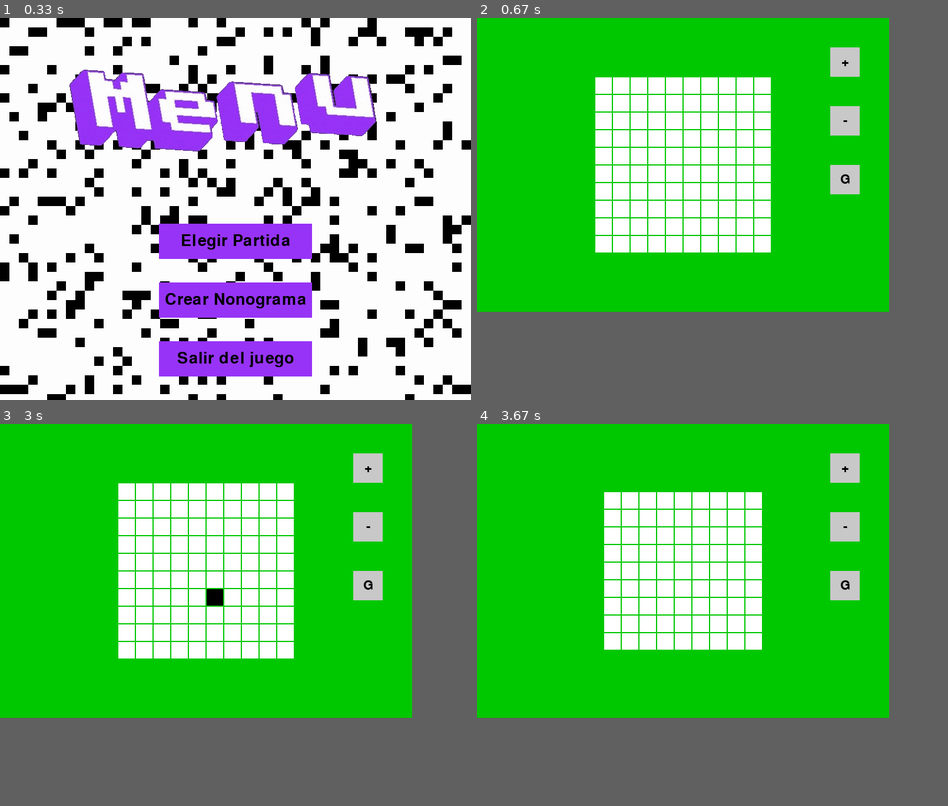
Above: before the commit, frames 1-4 (two rows, left to right).
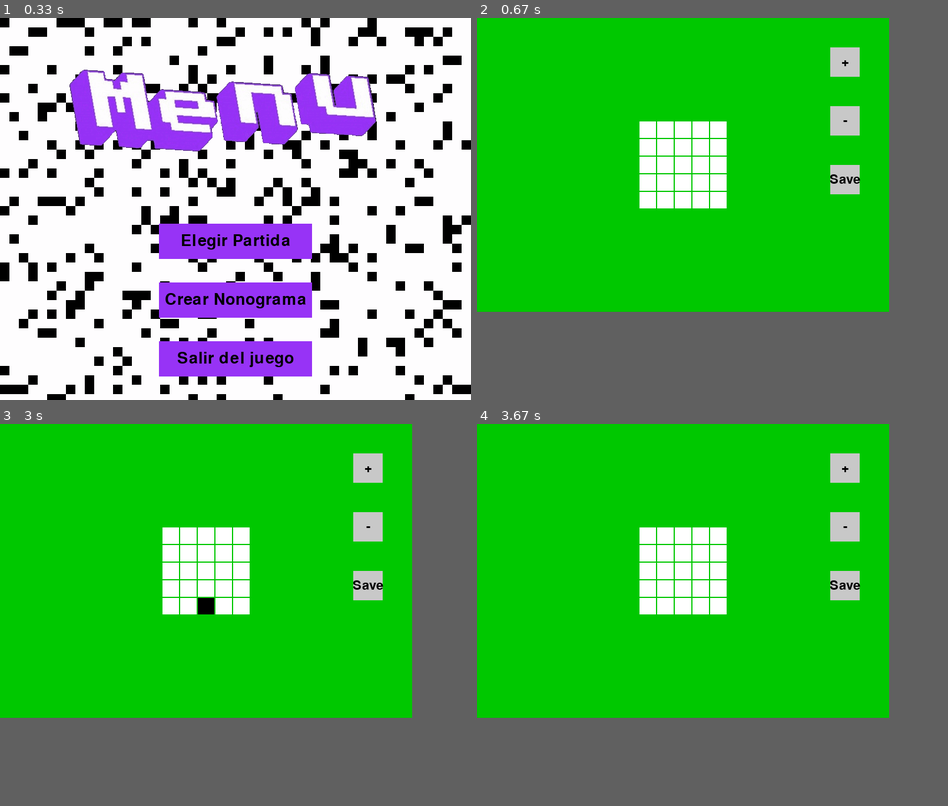
Above: after the commit, the same moments.

Repository: Diego-ipt/Pygame_nonograma
Game: pygame game, started from inicio.py
Same seed, same stepped clock (60 frames per second), same inputs: the game is played once before the commit and once after it.
Inputs (mouse positions are in pixels of both pictures, inside the frame that each line leads up to):
- Up to frame 1 (0.33 s): no input
- Up to frame 2 (0.67 s): click "Crear Nonograma" at 0.43 s
- Up to frame 3 (3 s): click (367, 584) at 0.72 s, where only the run after the commit has a clickable "Save"; click (367, 584) at 2.22 s, where only the run after the commit has a clickable "Save"; click (211, 603) at 2.72 s
- Up to frame 4 (3.67 s): click "+" at 3.05 s; click "-" at 3.38 s

Frame 1 is identical in both runs. In frame 2, 12% of the frame differs, in the area x 25-82%, y 15-62%; in frame 3, 13%; in frame 4, 8.5%.

Commit message:
Cambio de argumentos en funciones saveDesign y Boton para testear facilmente, no afecta funcionamiento normal

Diff:
--- a/creador/creador.py
+++ b/creador/creador.py
@@ -65,11 +65,11 @@
 
 #Botones utilizados para reducir y aumentar el tamano del tablero
 class SizeSaveButton:
-    def  __init__(self, x, y, width, height, text, action):
+    def  __init__(self, x, y, width, height, text, action, test_flag = None):
         self.rect = pygame.Rect(x, y, width, height)
         self.text = text
         self.action = action
-        if (text != "Test"): #No se puede usar pygame en el test
+        if (not test_flag): #No se puede usar pygame en el test
             self.font = pygame.font.Font(None, 32)
 
 
@@ -83,7 +83,7 @@
         return self.rect.collidepoint(pos)
 
 class CreatorWindow:
-    def __init__(self, grid_size=SettingsManager.MAX_GRID_SIZE.value, cell_size=SettingsManager.CELL_SIZE.value):
+    def __init__(self, grid_size=SettingsManager.MIN_GRID_SIZE.value, cell_size=SettingsManager.CELL_SIZE.value):
         pygame.init()
         self.grid_size = grid_size
         self.cell_size = cell_size
@@ -95,7 +95,7 @@
         self.running = True
         self.size_buttons = [SizeSaveButton(self.windows_width - 100, 50, 50, 50, '+', self.increaseGrid),
                              SizeSaveButton(self.windows_width - 100, 150, 50, 50, '-', self.decreaseGrid),
-                             SizeSaveButton(self.windows_width - 100, 250, 50, 50, 'G', self.saveDesign)
+                             SizeSaveButton(self.windows_width - 100, 250, 50, 50, 'Save', self.saveDesign)
                              ]
 
     def increaseGrid(self):
@@ -111,7 +111,7 @@
             self.creator_board.resize(self.grid_size)
             self.creator_board.centerBoard(self.windows_width, self.windows_height)
 
-    def saveDesign(self):
+    def saveDesign(self, test_name = None):
         print("Guardando diseño")
         # Obtiene el diseño actual del tablero
         design = self.creator_board.getBoardClicked()
@@ -125,17 +125,23 @@
             print(f"Creando el directorio: {base_dir}")
             os.makedirs(base_dir)
 
+        #para debugear
+        if test_name:
+            name_nivel = f"{test_name}.json"
+
+        else:
         # Encuentra el siguiente número disponible para el archivo de nivel
-        num_nivel = 1
-        while os.path.exists(os.path.join(base_dir, f"nivel_{num_nivel}.json")):
-            num_nivel += 1
+            num_nivel = 1
+            while os.path.exists(os.path.join(base_dir, f"nivel_{num_nivel}.json")):
+                num_nivel += 1
 
-        # Nombre del archivo
-        name_nivel = f"nivel_{num_nivel}.json"
+            # Nombre del archivo
+            name_nivel = f"nivel_{num_nivel}.json"
+
         file_path = os.path.join(base_dir, name_nivel)
 
         nivel_info = {
-            "nivel": num_nivel,
+            "nivel": name_nivel if test_name else num_nivel,
             "diseno": design
         }
 
--- a/tests/test_creador.py
+++ b/tests/test_creador.py
@@ -10,7 +10,7 @@
 
 
 def test_clickBoton():
-    button = SizeSaveButton(0, 0, 100, 100, "Test", None)
+    button = SizeSaveButton(0, 0, 100, 100, "Test", None, True)
     assert button.isClicked((50,50)) == True
     assert button.isClicked((150,150)) == False
 
@@ -47,4 +47,8 @@
 
 def test_guardarDiseno():
     game = CreatorWindow()
-    game.saveDesign()
+    game.creator_board.board[0][0].click()
+    game.saveDesign("Test")
+    with open("../levels/game_levels/Test.json", "r") as file:
+        data = json.load(file)
+        data["diseno"] == [[1,0,0],[0,0,0],[0,0,0]]
